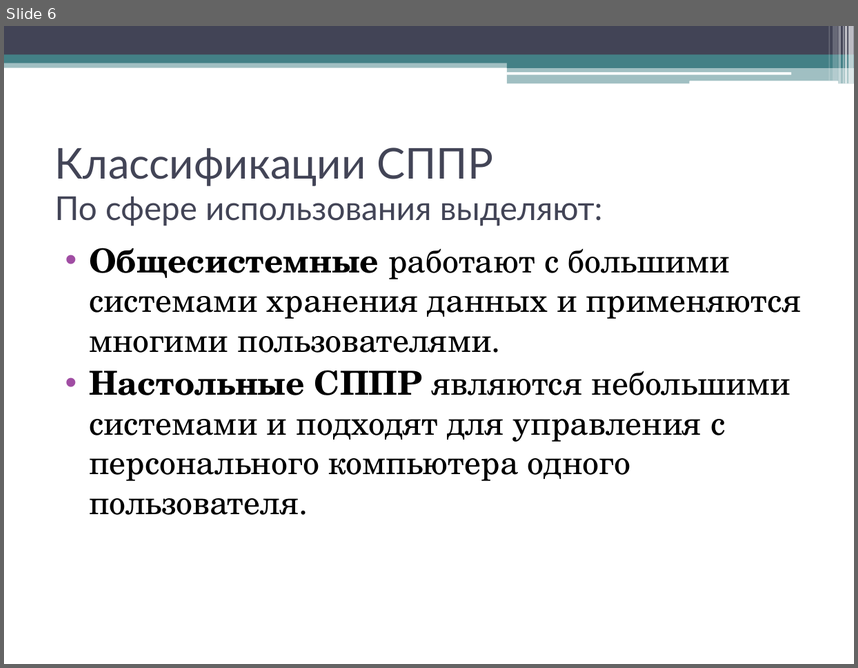
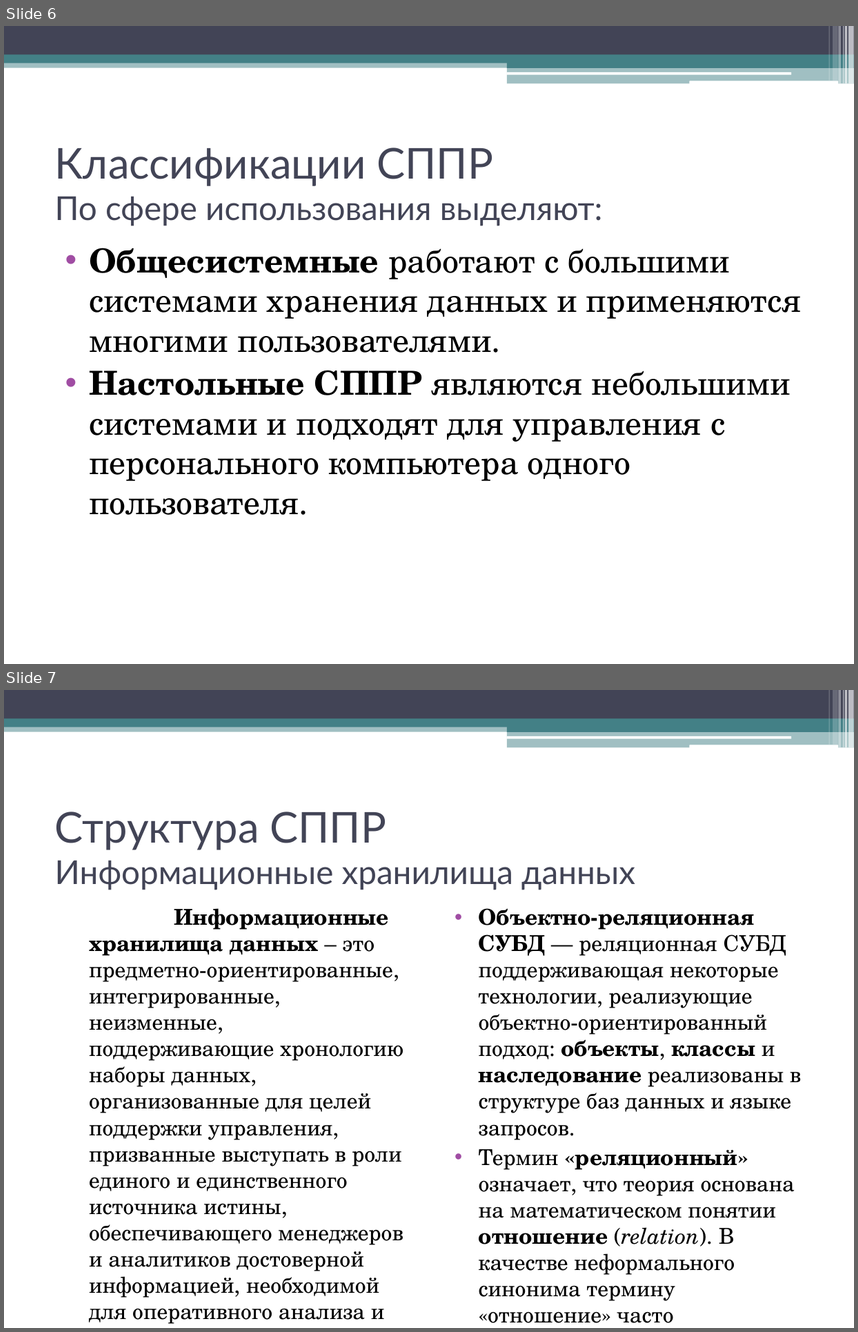
Before and after one commit to andreytemn/university, a slide deck: 5kurs/graf/Tem521PPRpresent.pptx. Shown one above the other, each under a label of ours: slide 6 before the commit, slides 6 and 7 after it. The pictures are 858x668 and 858x1332 pixels, drawn with LibreOffice and Linux fonts; fonts in the diff are those of the drawing. Boxes give left, top, right and bottom in pixels: in the first picture for what was removed or moved away, otherwise in the second. Text is boxed around its words. In the diff, an @@ line names an element or a change of style, - is before the commit and + after.

Commit message:
Finished presentation for PPR

```diff
--- a/5kurs/graf/Tem521PPRpresent.pptx
+++ b/5kurs/graf/Tem521PPRpresent.pptx
@@ slide 7 added at (x1=4, y1=690, x2=854, y2=1328), background #FFFFFF; not listed: 13 template elements that a slide beside it also shows @@
@@ title added at (x1=55, y1=811, x2=635, y2=890), 27.9 pt, text #424456 @@
+Структура СППР
+Информационные хранилища данных
@@ text added at (x1=89, y1=908, x2=404, y2=1323), 18.5 pt, text #000000 @@
+Информационные хранилища данных – это предметно-ориентированные, интегрированные, неизменные, поддерживающие хронологию наборы данных, организованные для целей поддержки управления, призванные выступать в роли единого и единственного источника истины, обеспечивающего менеджеров и аналитиков достоверной информацией, необходимой для оперативного анализа и принятия решений.
@@ text added at (x1=479, y1=908, x2=801, y2=1323), 18.5 pt, text #000000 @@
+• Объектно-реляционная СУБД — реляционная СУБД поддерживающая некоторые технологии, реализующие объектно-ориентированный подход: объекты, классы и наследование реализованы в структуре баз данных и языке запросов.
+• Термин «реляционный» означает, что теория основана на математическом понятии отношение (relation). В качестве неформального синонима термину «отношение» часто встречается слово таблица.
```
Also in this commit, not shown: 13 other slides added, 1 slide removed, 3 other files.
